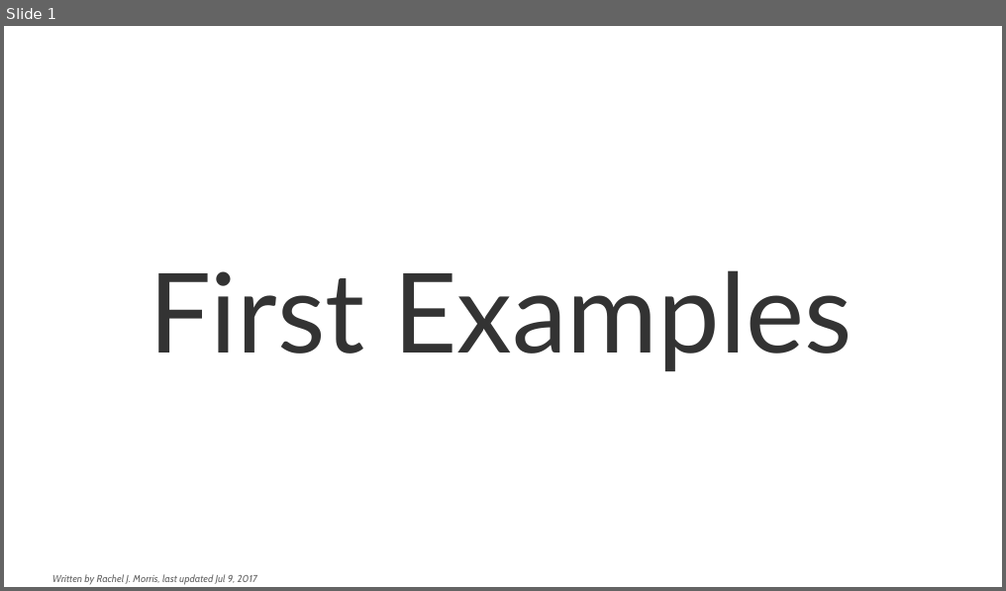
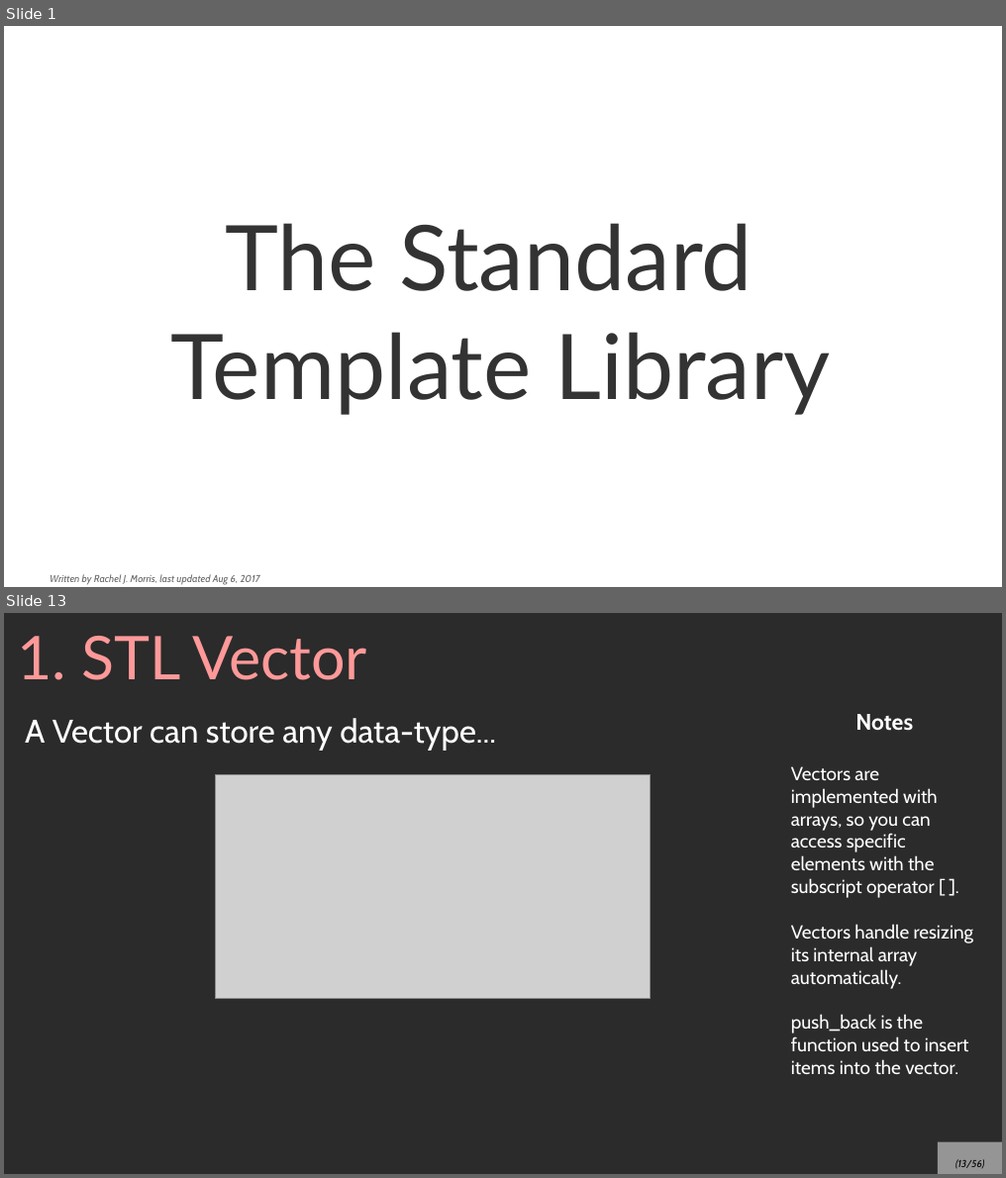
Before and after one commit to mariamhabib/CS250-Data-Structures, a slide deck: Lectures/1_Using_STL_structures.odp. Shown one above the other, each under a label of ours: slide 1 before the commit, slides 1 and 13 after it; the slides between them are not shown. The pictures are 1006x591 and 1006x1178 pixels, drawn with LibreOffice and Linux fonts; fonts in the diff are those of the drawing; grey boxes stand for pictures; background and template pictures are left out; a plain dark background stands for a picture behind light text. Boxes give left, top, right and bottom in pixels: in the first picture for what was removed or moved away, otherwise in the second. Text is boxed around its words. In the diff, an @@ line names an element or a change of style, - is before the commit and + after.

```diff
--- a/Lectures/1_Using_STL_structures.odp
+++ b/Lectures/1_Using_STL_structures.odp
@@ slide 13 added at [4, 613, 1002, 1174], background picture (left out) @@
@@ title added at [18, 636, 367, 680], 48 pt, text #FF9999 @@
+1. STL Vector
@@ text added at [25, 718, 496, 750], 26 pt, text #FFFFFF @@
+A Vector can store any data-type...
@@ text added at [791, 714, 974, 1074], 15 pt, text #FFFFFF @@
+Notes
+Vectors are implemented with arrays, so you can access specific elements with the subscript operator [ ].
+Vectors handle resizing its internal array automatically.
+push_back is the function used to insert items into the vector.
@@ picture added at [216, 775, 650, 1000] @@
@@ page number added at [938, 1143, 1002, 1174], fill #FFFFFF at 50% opacity, 8 pt, text #000000, italic @@
+(13/56)
@@ slide 1 changed as well @@
@@ title at [170, 223, 830, 415]: text changed; size 88 to 72 pt @@
-First Examples
+The Standard
+Template Library
@@ text at [50, 574, 260, 585]: text changed @@
-Written by Rachel J. Morris, last updated Jul 9, 2017
+Written by Rachel J. Morris, last updated Aug 6, 2017
```
Also in this commit, not shown: 54 other slides added, 4 slides removed, 1 other file.
